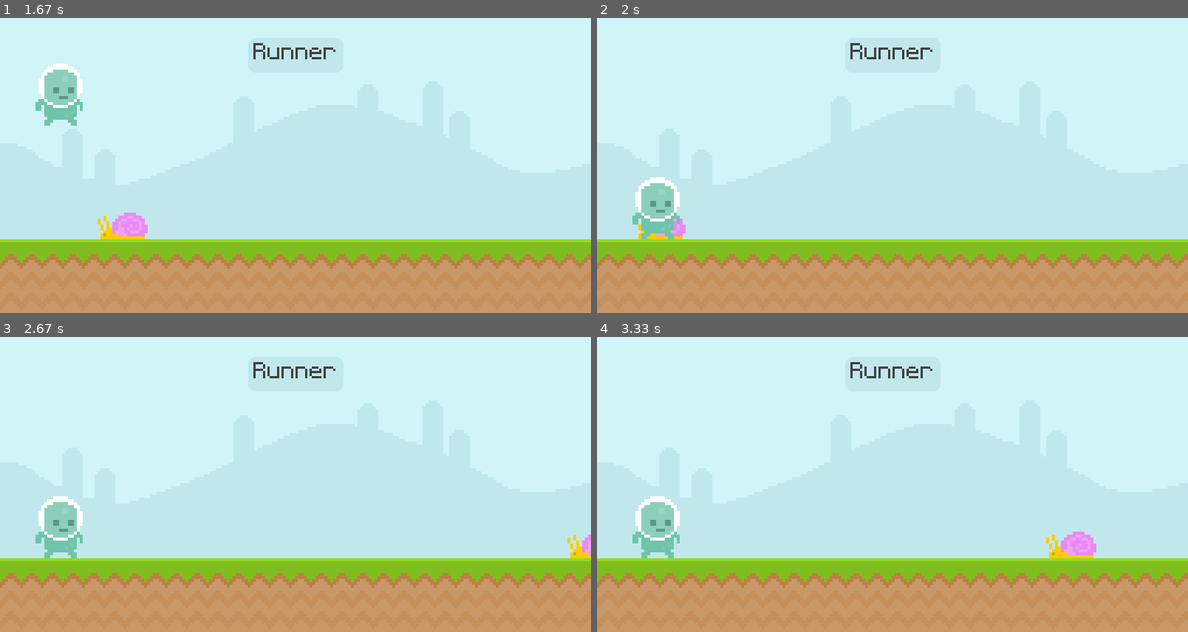
Above: before the commit, frames 1-4 (two rows, left to right).
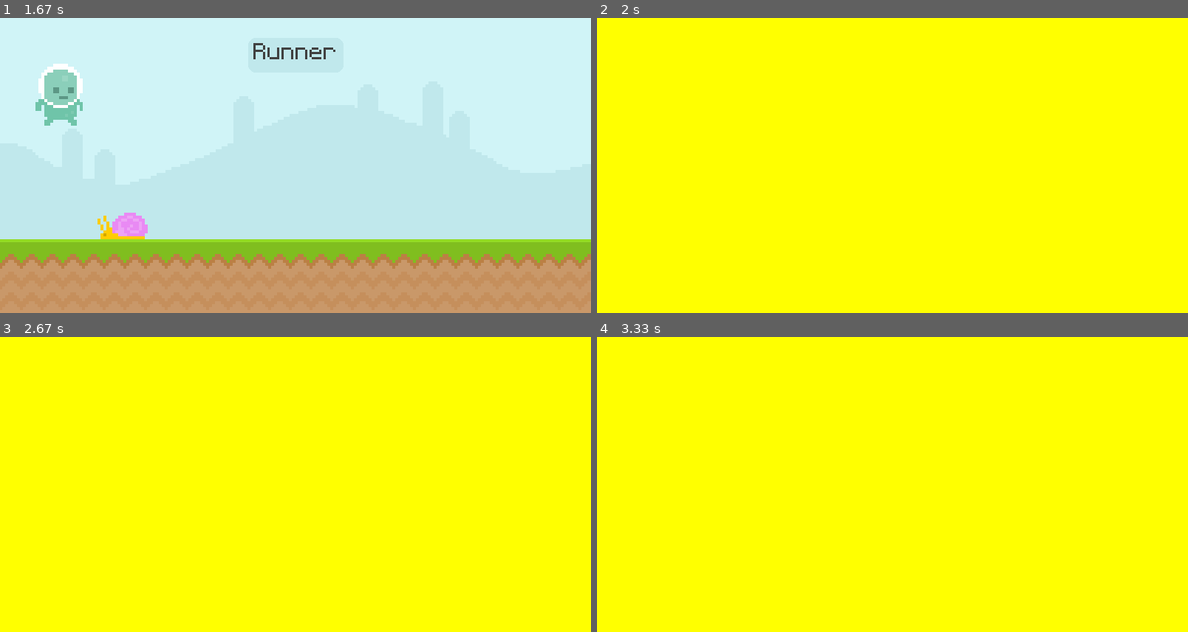
Above: after the commit, the same moments.

Repository: atrox3d/ultimate-introduction-to-pygame
Game: pygame game, started from main.py
Two runs of this game, one before a commit and one after it. Both use one fixed random seed, a clock stepped at 60 frames per second and the inputs below.
Inputs (mouse positions are in pixels of both pictures, inside the frame that each line leads up to):
- Up to frame 1 (1.67 s): press the mouse at (59, 206) at 0.37 s; move the mouse to (165, 147) at 0.47 s; release the mouse at (271, 85) at 0.6 s; press the mouse at (59, 206) at 1.2 s; move the mouse to (118, 162) at 1.3 s; release the mouse at (171, 118) at 1.43 s
- Up to frame 2 (2 s): no input
- Up to frame 3 (2.67 s): no input
- Up to frame 4 (3.33 s): no input

Frame 1 is identical in both runs. In frame 2, 100% of the frame differs, in the area x 0-100%, y 0-100%; in frame 3, 100%; in frame 4, 100%.

Commit message:
add collision and game state

Diff:
--- a/main.py
+++ b/main.py
@@ -9,6 +9,8 @@
 screen = pygame.display.set_mode((width, height))           # create display surface
 game_title = 'Runner'
 pygame.display.set_caption(game_title)                      # set window title
+
+game_active = True
 
 clock = pygame.time.Clock()                                 # instantiate clock object
 
@@ -64,44 +66,50 @@
                     print('jump')
                     player_gravity = -20                        # jump
 
-    # draw all our elements
+    if game_active:
+        # draw all our elements
 
-    # when drawing surfaces order is relevant
-    # latest are topmost, this rectangle is hidden!
-    screen.blit(rectangle_surface, (200, 100))              # draw rectangle on screen
-    #
-    screen.blit(sky_bg, (0, 0))                             # draw sky
-    screen.blit(ground_bg, (0, 300))                        # draw terrain
-    #
-    score_bg = score_rect.inflate(15, 15)
-    # pygame.draw.rect(screen, 'Pink', score_bg)
-    pygame.draw.rect(screen, '#c0e8ec', score_bg, border_radius=10)
-    screen.blit(score, score_rect)                          # draw score
-    #
-    screen.blit(snail, snail_rect)                          # draw snail using rect
-    if snail_rect.right <= 0:                               # update snail position
-        snail_rect.left = 800
+        # when drawing surfaces order is relevant
+        # latest are topmost, this rectangle is hidden!
+        screen.blit(rectangle_surface, (200, 100))              # draw rectangle on screen
+        #
+        screen.blit(sky_bg, (0, 0))                             # draw sky
+        screen.blit(ground_bg, (0, 300))                        # draw terrain
+        #
+        score_bg = score_rect.inflate(15, 15)
+        # pygame.draw.rect(screen, 'Pink', score_bg)
+        pygame.draw.rect(screen, '#c0e8ec', score_bg, border_radius=10)
+        screen.blit(score, score_rect)                          # draw score
+        #
+        screen.blit(snail, snail_rect)                          # draw snail using rect
+        if snail_rect.right <= 0:                               # update snail position
+            snail_rect.left = 800
+        else:
+            snail_rect.left -= 4
+        #
+        if player_gravity < 200: player_gravity += 1
+        player_rect.bottom += player_gravity
+        if player_rect.bottom >= 300: player_rect.bottom = 300
+        screen.blit(player, player_rect)                        # draw player using rect
+        print(f'{player_gravity = }')
+        #
+        if snail_rect.colliderect(player_rect):
+            game_active = False
+
+        # keys = pygame.key.get_pressed()                        # get state of ALL keys
+        # if keys[pygame.K_SPACE]:                               # check if space is True
+        #     print('jump')
+
+        # pygame.draw.line(screen, 'black', (0, 0), (screen.get_width(), screen.get_height()))
+        # if player_rect.colliderect(snail_rect):
+        #     print("COLLISION")
+
+        # if player_rect.collidepoint(pygame.mouse.get_pos()):
+        #     print("COLLISION")
+        #     print(pygame.mouse.get_pressed())
+
+        # update everything
     else:
-        snail_rect.left -= 4
-    #
-    if player_gravity < 200: player_gravity += 1
-    player_rect.bottom += player_gravity
-    if player_rect.bottom >= 300: player_rect.bottom = 300
-    screen.blit(player, player_rect)                        # draw player using rect
-    print(f'{player_gravity = }')
-
-    # keys = pygame.key.get_pressed()                        # get state of ALL keys
-    # if keys[pygame.K_SPACE]:                               # check if space is True
-    #     print('jump')
-
-    # pygame.draw.line(screen, 'black', (0, 0), (screen.get_width(), screen.get_height()))
-    # if player_rect.colliderect(snail_rect):
-    #     print("COLLISION")
-
-    # if player_rect.collidepoint(pygame.mouse.get_pos()):
-    #     print("COLLISION")
-    #     print(pygame.mouse.get_pressed())
-
-    # update everything
+        screen.fill('yellow')
     pygame.display.update()                                 # update display surface
     clock.tick(60)                                          # set framerate: 60fps/one loop every 1.666 milliseconds
